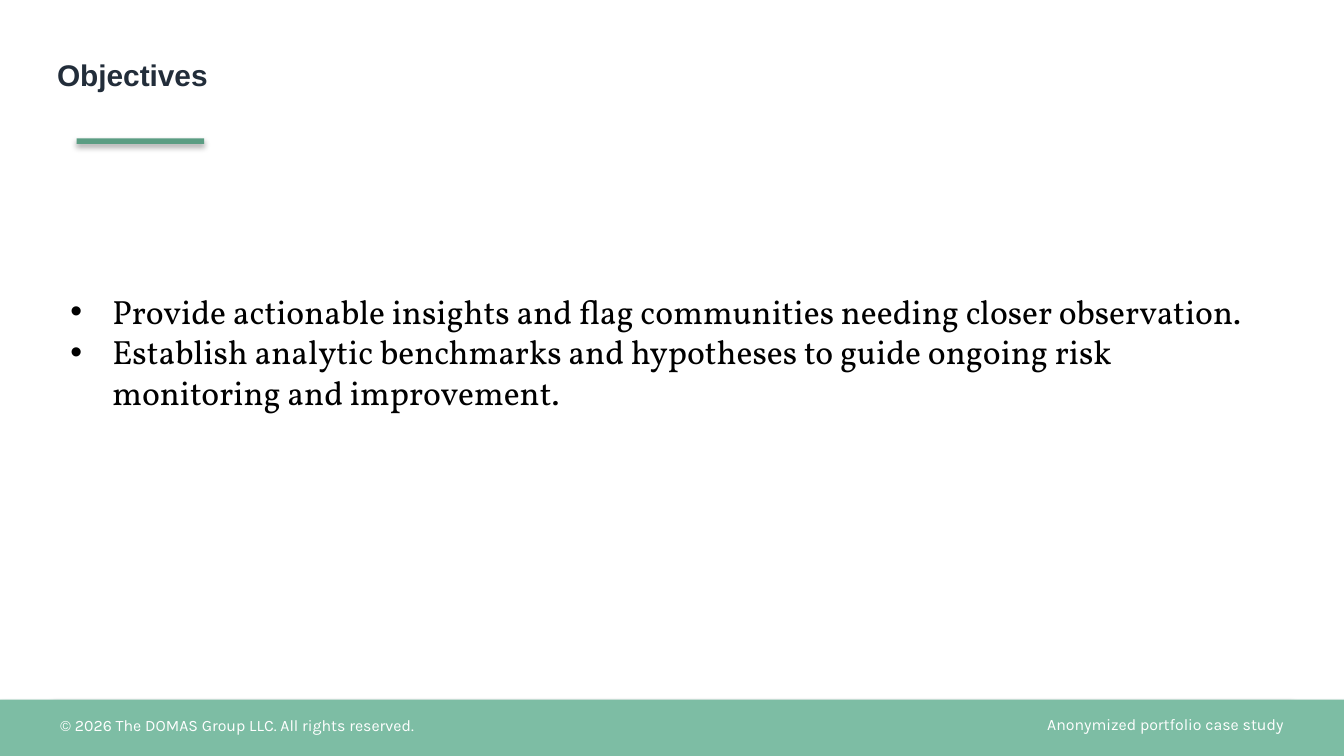
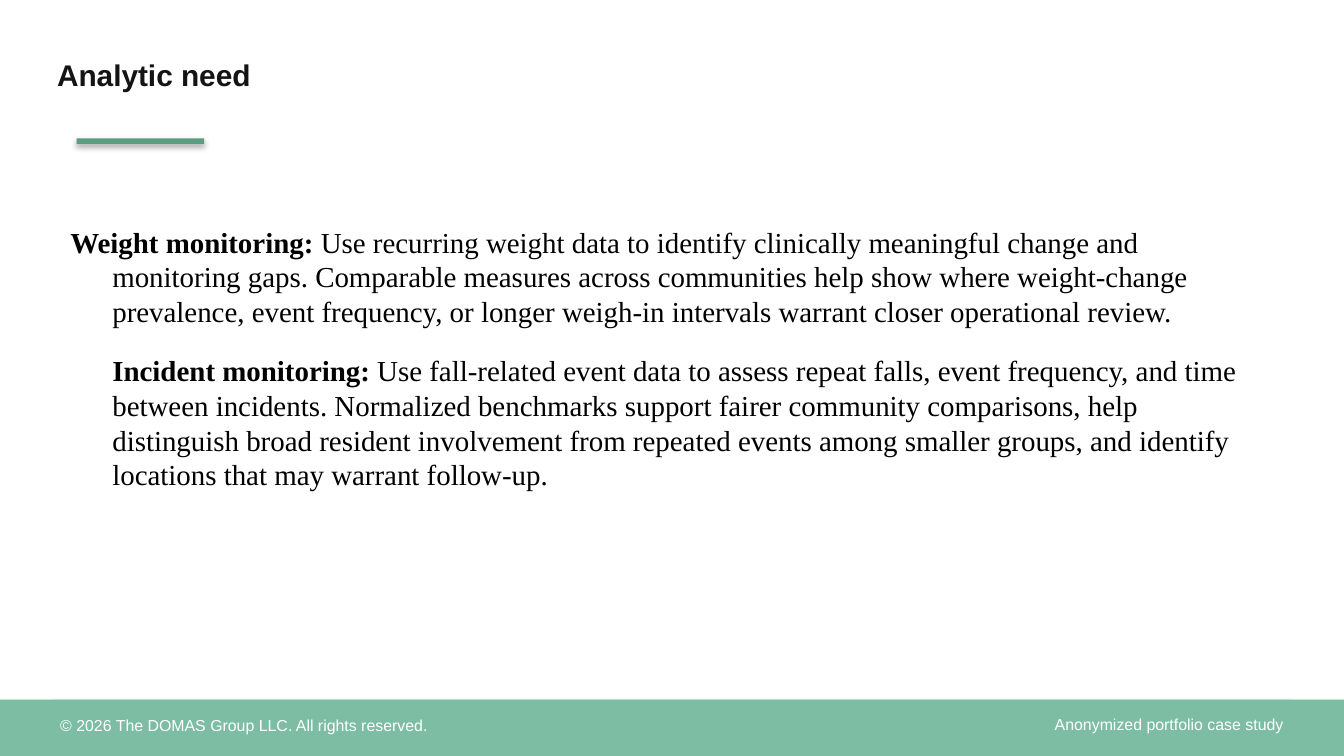
Before and after one commit to TheDOMASGroupLLC/healthcare-operations-benchmarking, a slide deck: slide 2 of case-study/Healthcare_Operations_Benchmarking_Case_Study.pptx. Drawn at 1344x756 pixels with LibreOffice and Linux fonts; fonts in the diff are those of the drawing. Boxes give left, top, right and bottom in pixels: in the first picture for what was removed or moved away, otherwise in the second. Text is boxed around its words. In the diff, an @@ line names an element or a change of style, - is before the commit and + after.

```diff
--- a/case-study/Healthcare_Operations_Benchmarking_Case_Study.pptx
+++ b/case-study/Healthcare_Operations_Benchmarking_Case_Study.pptx
@@ title at (x1=57, y1=64, x2=251, y2=91): text changed; text colour #222D3A to #141414 @@
-Objectives
+Analytic need
@@ text at (x1=70, y1=232, x2=1236, y2=491): text changed; size 18 to 15.5 pt; font Vollkorn to Times New Roman @@
-• Provide actionable insights and flag communities needing closer observation.
-• Establish analytic benchmarks and hypotheses to guide ongoing risk monitoring and improvement.
+Weight monitoring: Use recurring weight data to identify clinically meaningful change and monitoring gaps. Comparable measures across communities help show where weight-change prevalence, event frequency, or longer weigh-in intervals warrant closer operational review.
+Incident monitoring: Use fall-related event data to assess repeat falls, event frequency, and time between incidents. Normalized benchmarks support fairer community comparisons, help distinguish broad resident involvement from repeated events among smaller groups, and identify locations that may warrant follow-up.
@@ text "© 2026 The DOMAS Group ..." at (x1=76, y1=719, x2=427, y2=734): font Karla to Arial @@
@@ text "Anonymized portfolio case study" at (x1=1055, y1=718, x2=1283, y2=733): font Karla to Arial @@
```
Also in this commit, not shown: 14 other slides changed, 2 slides removed, 2 other files.
